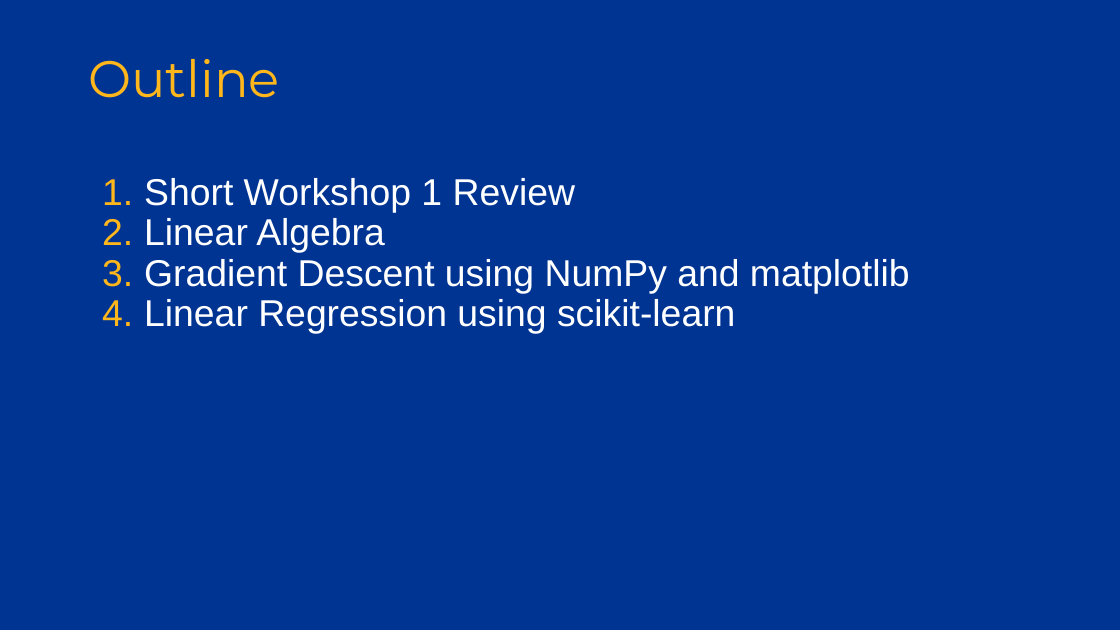
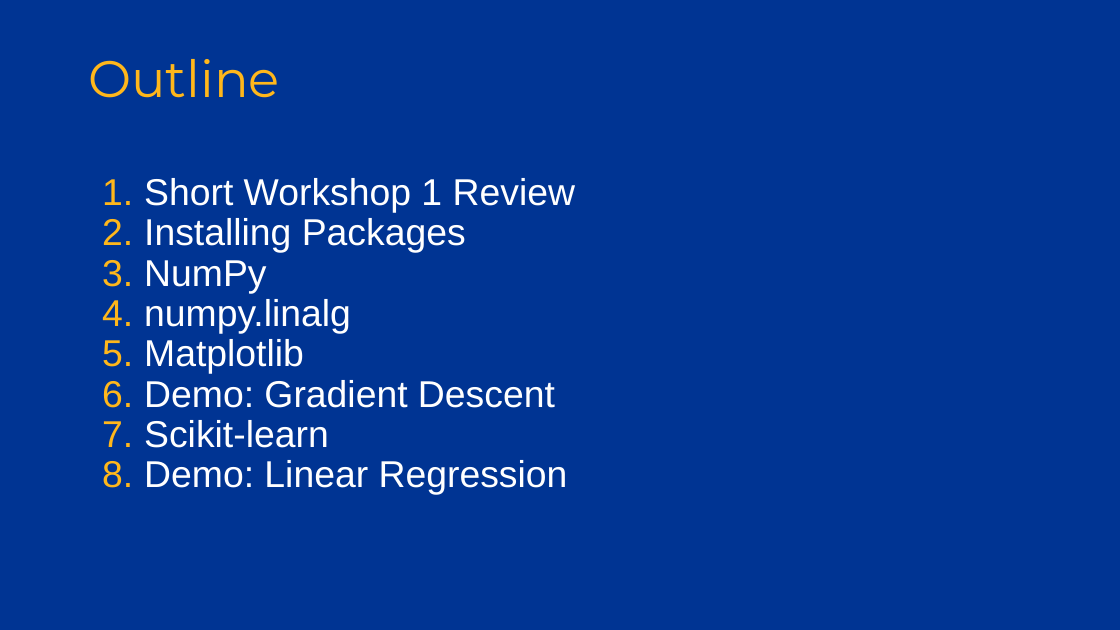
Before and after one commit to Pitt-INFORMS/workshops, a slide deck: slide 2 of python/2024/Python Workshop 2.pptx. Drawn at 1120x630 pixels with LibreOffice and Linux fonts; fonts in the diff are those of the drawing; background and template pictures are left out. Boxes give left, top, right and bottom in pixels: in the first picture for what was removed or moved away, otherwise in the second. Text is boxed around its words. In the diff, an @@ line names an element or a change of style, - is before the commit and + after.

```diff
--- a/python/2024/Python Workshop 2.pptx
+++ b/python/2024/Python Workshop 2.pptx
@@ text at [144,218,568,495]: text changed @@
-2. Linear Algebra
-3. Gradient Descent using NumPy and matplotlib
-4. Linear Regression using scikit-learn
+2. Installing Packages
+3. NumPy
+4. numpy.linalg
+5. Matplotlib
+6. Demo: Gradient Descent
+7. Scikit-learn
+8. Demo: Linear Regression
```
Also in this commit, not shown: 26 other slides changed, 42 slides added, 8 slides removed.
